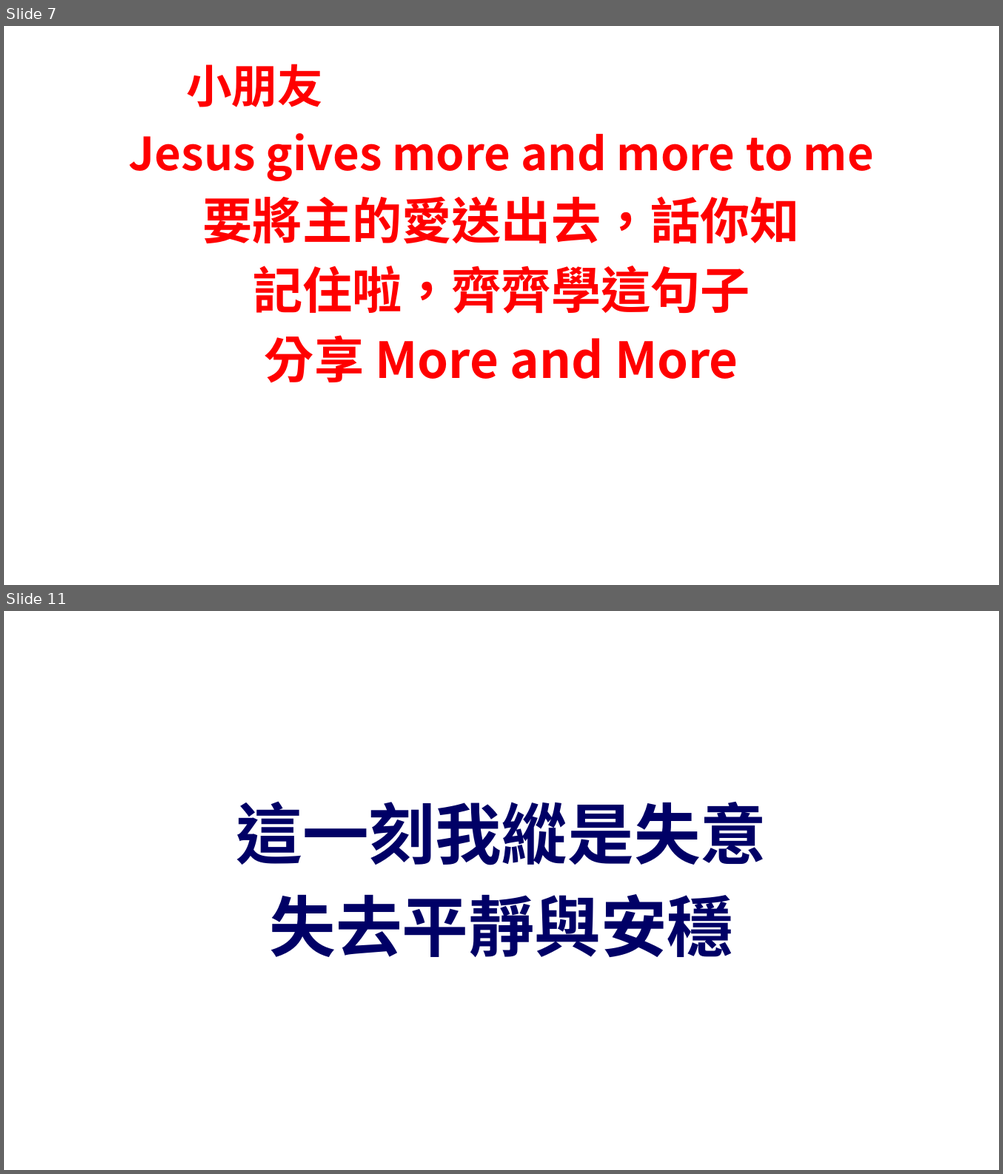
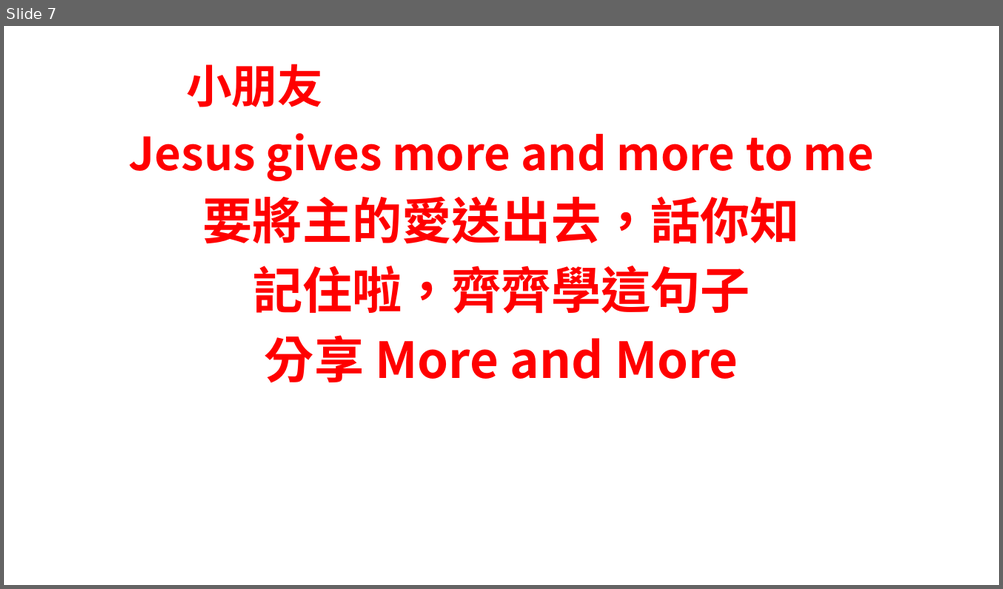
Before and after one commit to batisuoc/bible-school, a slide deck: 2020/11月.pptx. Shown one above the other, each under a label of ours: slides 7 and 11 before the commit, slide 7 after it; the slides between them are not shown. The pictures are 1003x1174 and 1003x589 pixels, drawn with LibreOffice and Linux fonts; fonts in the diff are those of the drawing; background and template pictures are left out. Boxes give left, top, right and bottom in pixels: in the first picture for what was removed or moved away, otherwise in the second. Text is boxed around its words. In the diff, an @@ line names an element or a change of style, - is before the commit and + after.

```diff
--- a/2020/11月.pptx
+++ b/2020/11月.pptx
@@ slide 11 removed at (4,611,999,1170), background picture (left out) @@
@@ text removed at (236,801,766,957) @@
-這一刻我縱是失意
-失去平靜與安穩
```
Also in this commit, not shown: 18 other slides removed.
